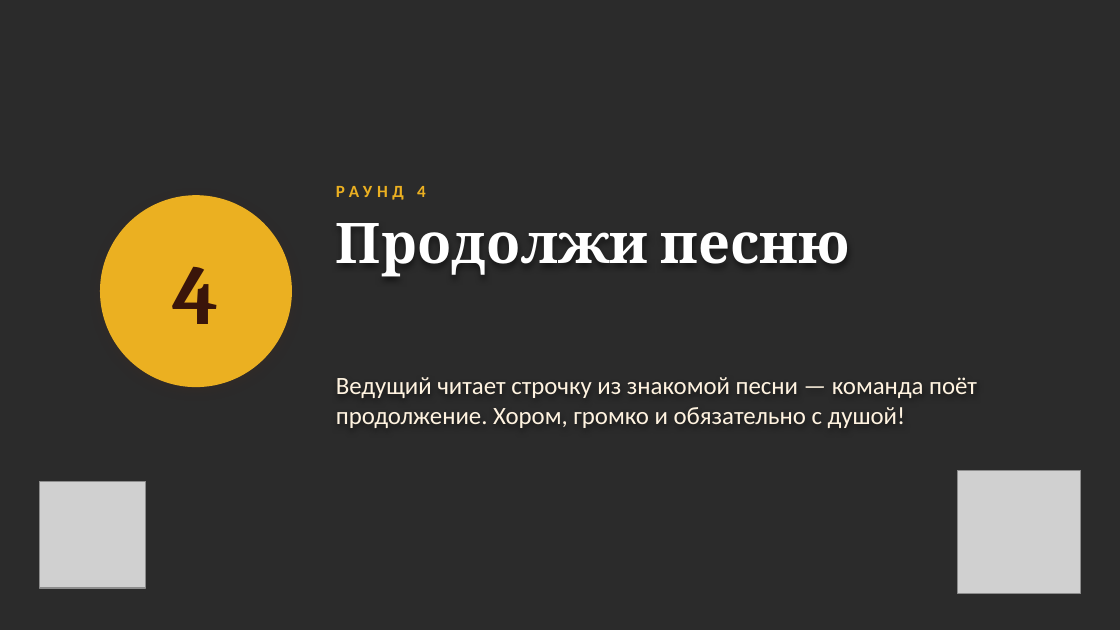
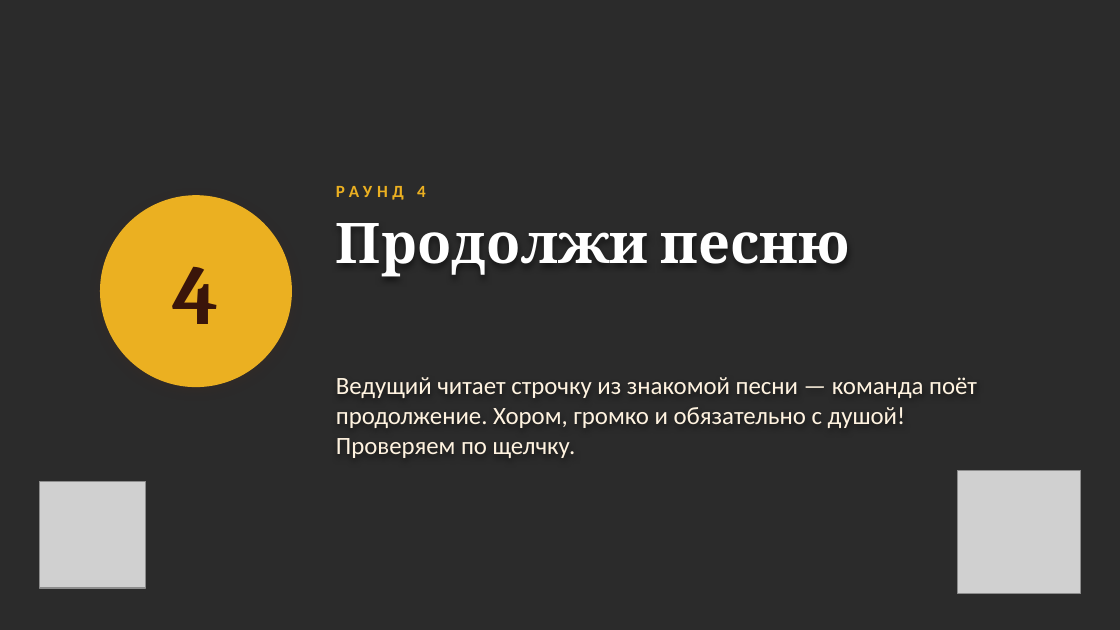
Before and after one commit to sl-himmelreich/heinrich-mario, a slide deck: slide 24 of День_воспитателя_конкурс.pptx (slide 26 before the commit). Drawn at 1120x630 pixels with LibreOffice and Linux fonts; fonts in the diff are those of the drawing; grey boxes stand for pictures; background and template pictures are left out; a plain dark background stands for a picture behind light text. Boxes give left, top, right and bottom in pixels: in the first picture for what was removed or moved away, otherwise in the second. Text is boxed around its words. In the diff, an @@ line names an element or a change of style, - is before the commit and + after.

```diff
--- a/День_воспитателя_конкурс.pptx
+++ b/День_воспитателя_конкурс.pptx
@@ text at box(336, 377, 977, 458): text changed @@
-Ведущий читает строчку из знакомой песни — команда поёт продолжение. Хором, громко и обязательно с душой!
+Ведущий читает строчку из знакомой песни — команда поёт продолжение. Хором, громко и обязательно с душой! Проверяем по щелчку.
```
Also in this commit, not shown: 14 other slides changed, 2 slides added, 4 slides removed, 1 other file.
